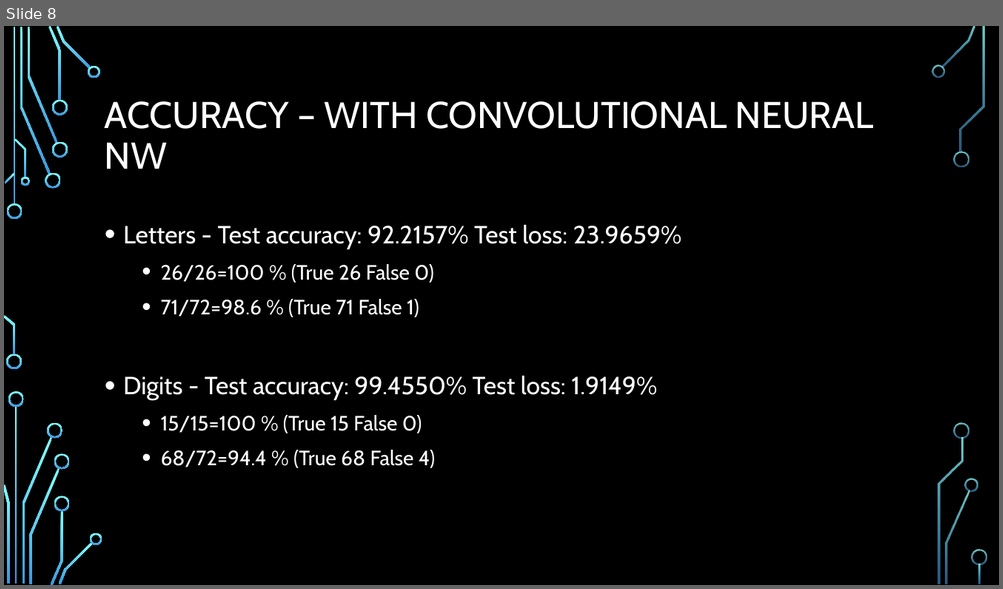
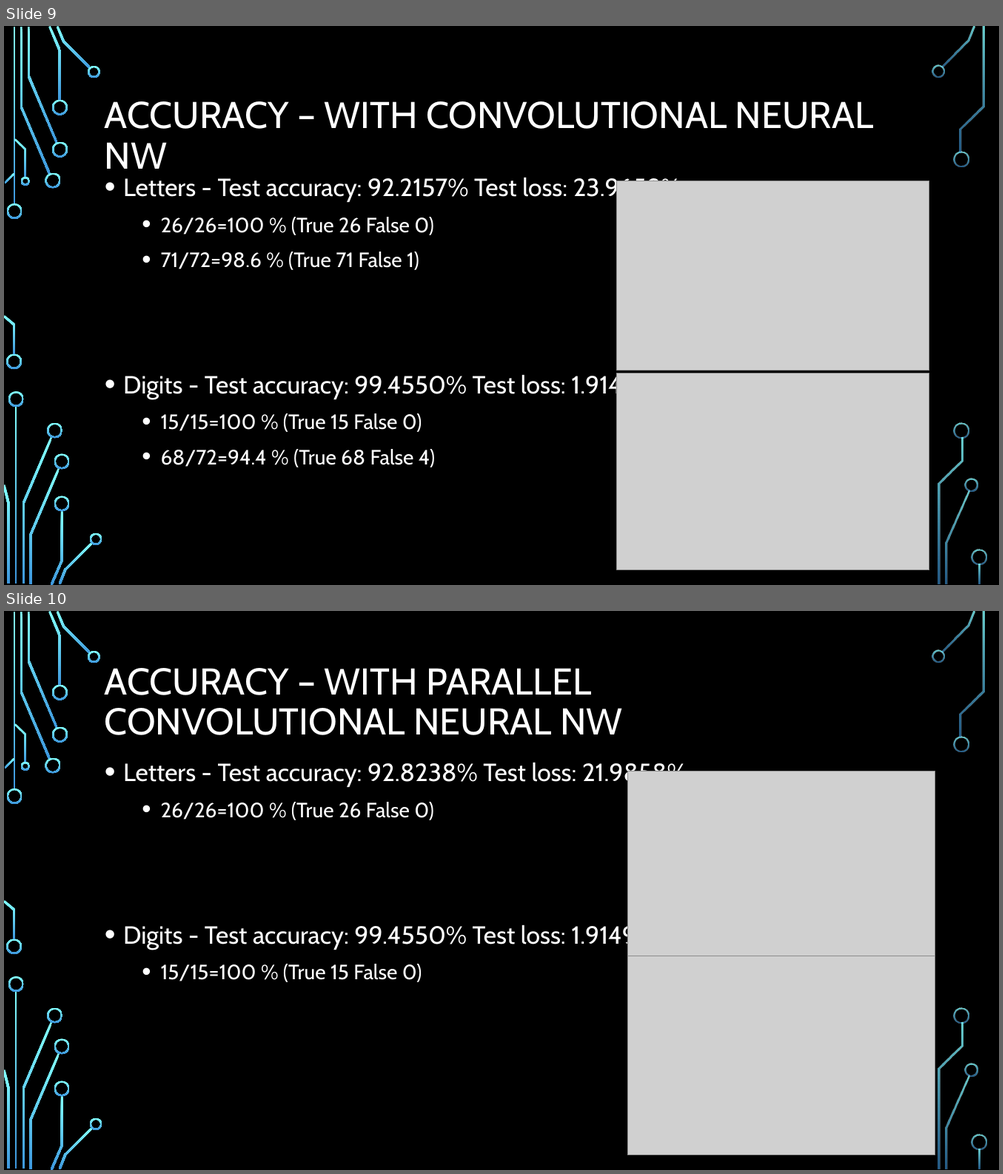
Before and after one commit to PragatisGitHub/Learn2Write, a slide deck: Presentation & reports/Learn2Write.pptx. Shown one above the other, each under a label of ours: slide 8 before the commit, slides 9 and 10 after it. The pictures are 1003x589 and 1003x1174 pixels, drawn with LibreOffice and Linux fonts; fonts in the diff are those of the drawing; grey boxes stand for pictures; background and template pictures are left out. Boxes give left, top, right and bottom in pixels: in the first picture for what was removed or moved away, otherwise in the second. Text is boxed around its words. In the diff, an @@ line names an element or a change of style, - is before the commit and + after.

Commit message:
Updating Images Folder, ppt & accuracy report

```diff
--- a/Presentation & reports/Learn2Write.pptx
+++ b/Presentation & reports/Learn2Write.pptx
@@ slide 10 added at <box>4,611,999,1170</box>, background picture (left out); not listed: 36 template elements that a slide beside it also shows @@
@@ title added at <box>105,668,622,735</box>, 36 pt, text #FFFFFF @@
+ACCURACY – WITH PARALLEL CONVOLUTIONAL NEURAL NW
@@ text added at <box>123,760,688,982</box>, 24 pt, text #FFFFFF @@
+• Letters - Test accuracy: 92.8238% Test loss: 21.9858%
+  • 26/26=100 % (True 26 False 0)
+• Digits - Test accuracy: 99.4550% Test loss: 1.9149%
+  • 15/15=100 % (True 15 False 0)
@@ picture added at <box>628,772,934,965</box> @@
@@ picture added at <box>628,957,934,1156</box> @@
@@ what was slide 8 is now slide 9 @@
@@ slide 9 changed as well @@
@@ text "Letters - Test accuracy: 92.2157% ..." rewrapped from <box>123,224,682,469</box> to <box>123,175,682,468</box> @@
@@ picture added at <box>617,181,929,371</box> @@
@@ picture added at <box>617,374,929,571</box> @@
```
Also in this commit, not shown: 5 other slides changed, 9 other slides added, 3 slides removed, 4 other files.
